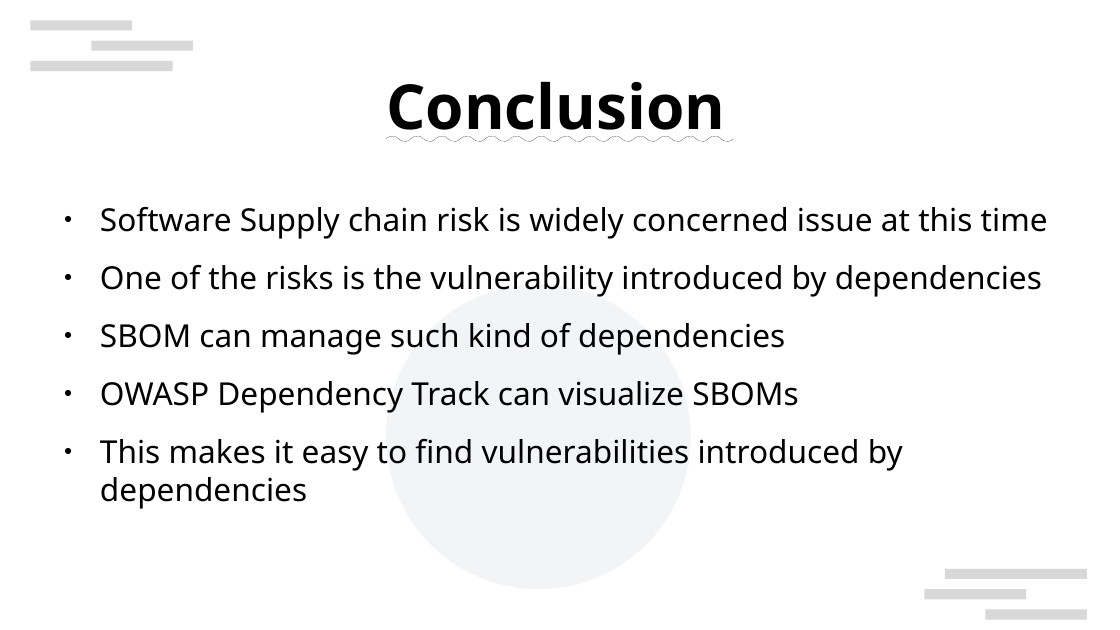
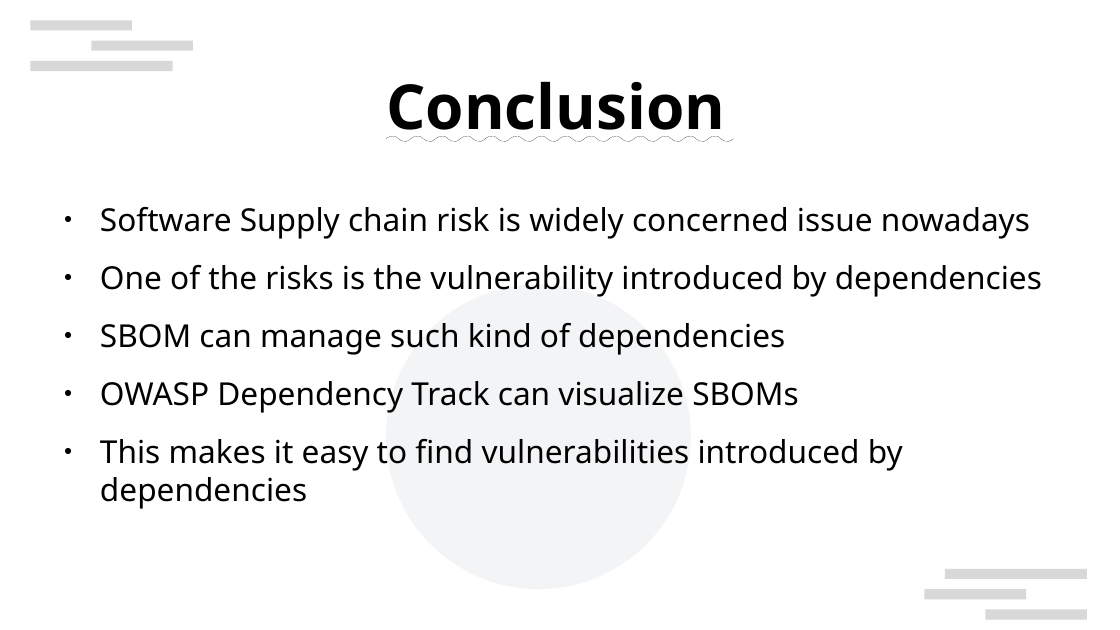
Before and after one commit to naruoga/presentations, a slide deck: slide 22 of COSCUP2024_SupplyChainIssue.odp (slide 21 before the commit). Drawn at 1120x630 pixels with LibreOffice and Linux fonts; fonts in the diff are those of the drawing; background and template pictures are left out. Boxes give left, top, right and bottom in pixels: in the first picture for what was removed or moved away, otherwise in the second. Text is boxed around its words. In the diff, an @@ line names an element or a change of style, - is before the commit and + after.

```diff
--- a/COSCUP2024_SupplyChainIssue.odp
+++ b/COSCUP2024_SupplyChainIssue.odp
@@ text at box(100, 207, 1030, 239): text changed @@
-● Software Supply chain risk is widely concerned issue at this time
+● Software Supply chain risk is widely concerned issue nowadays
```
Also in this commit, not shown: 5 other slides changed, 1 slide added, 1 other file.
